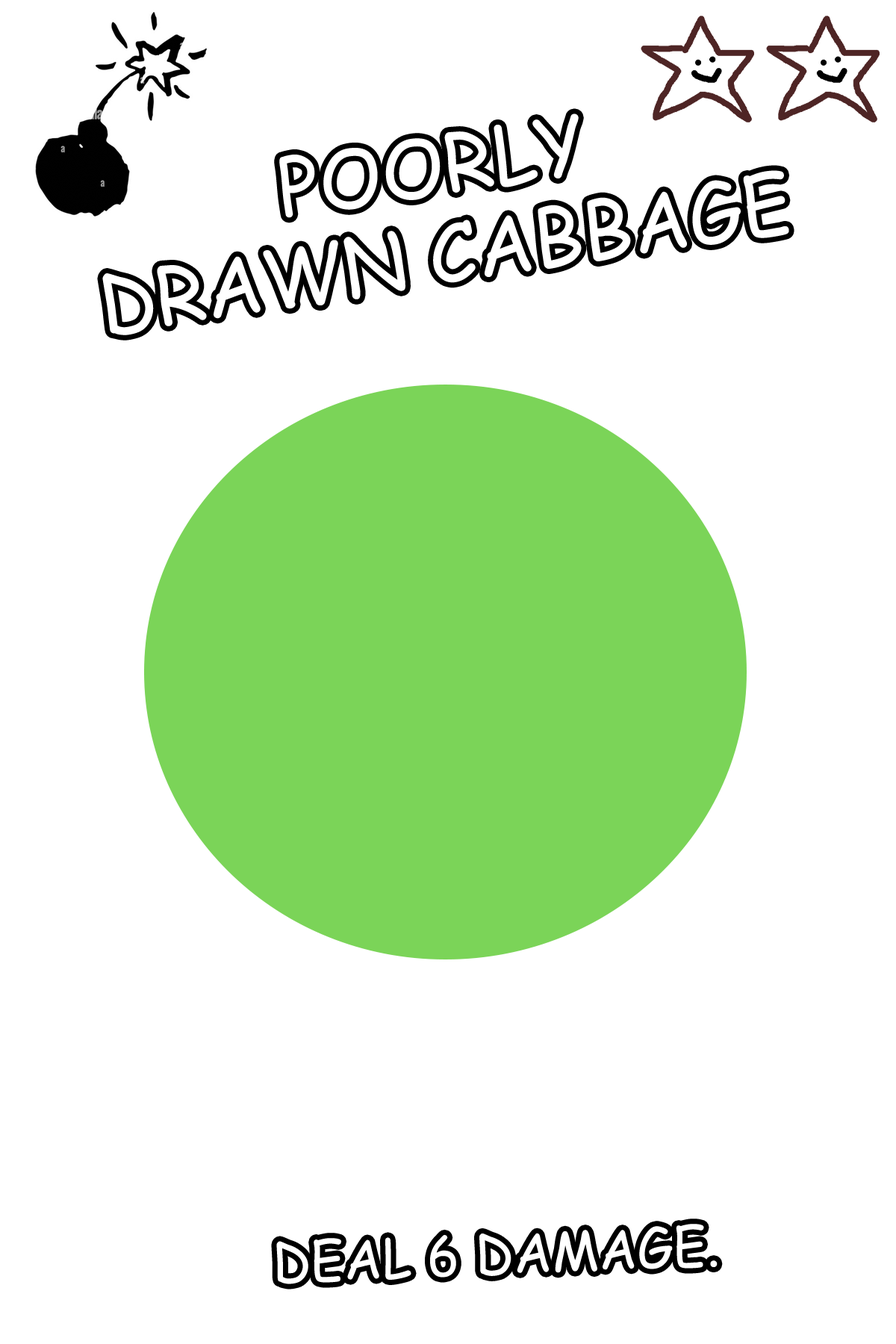
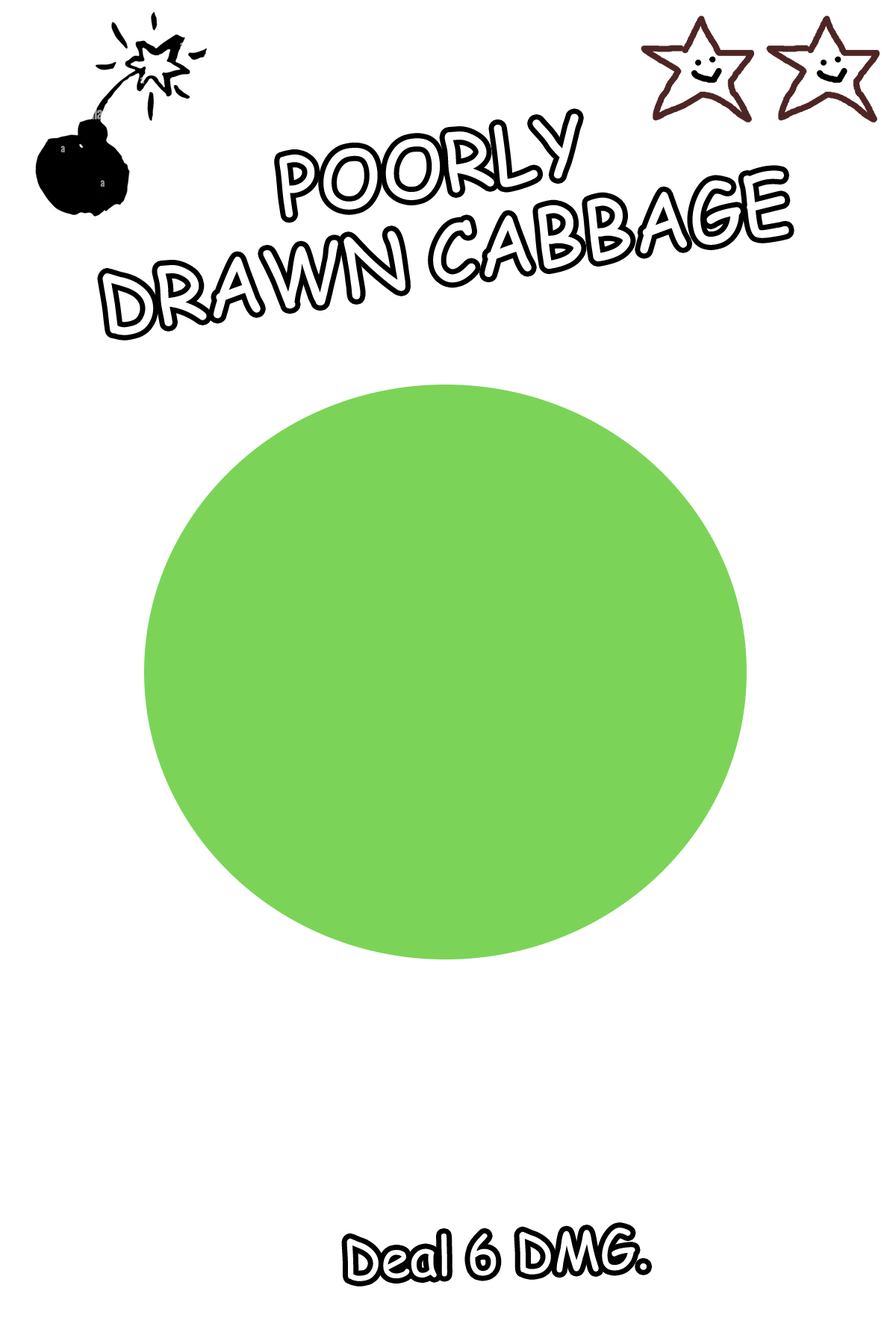
Two versions of the same layered image (896 × 1344). Layer-by-layer changes:
painted on "Ability" over (276, 1223, 718, 1284)
